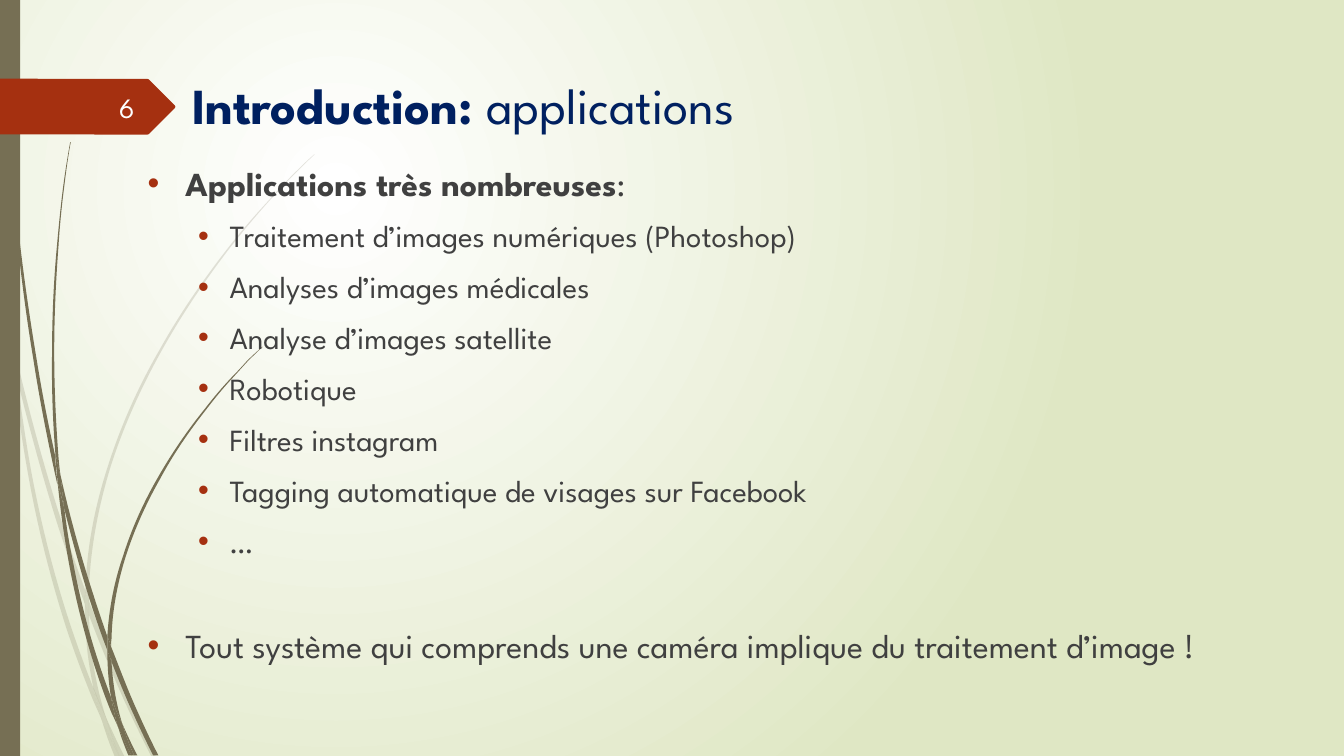
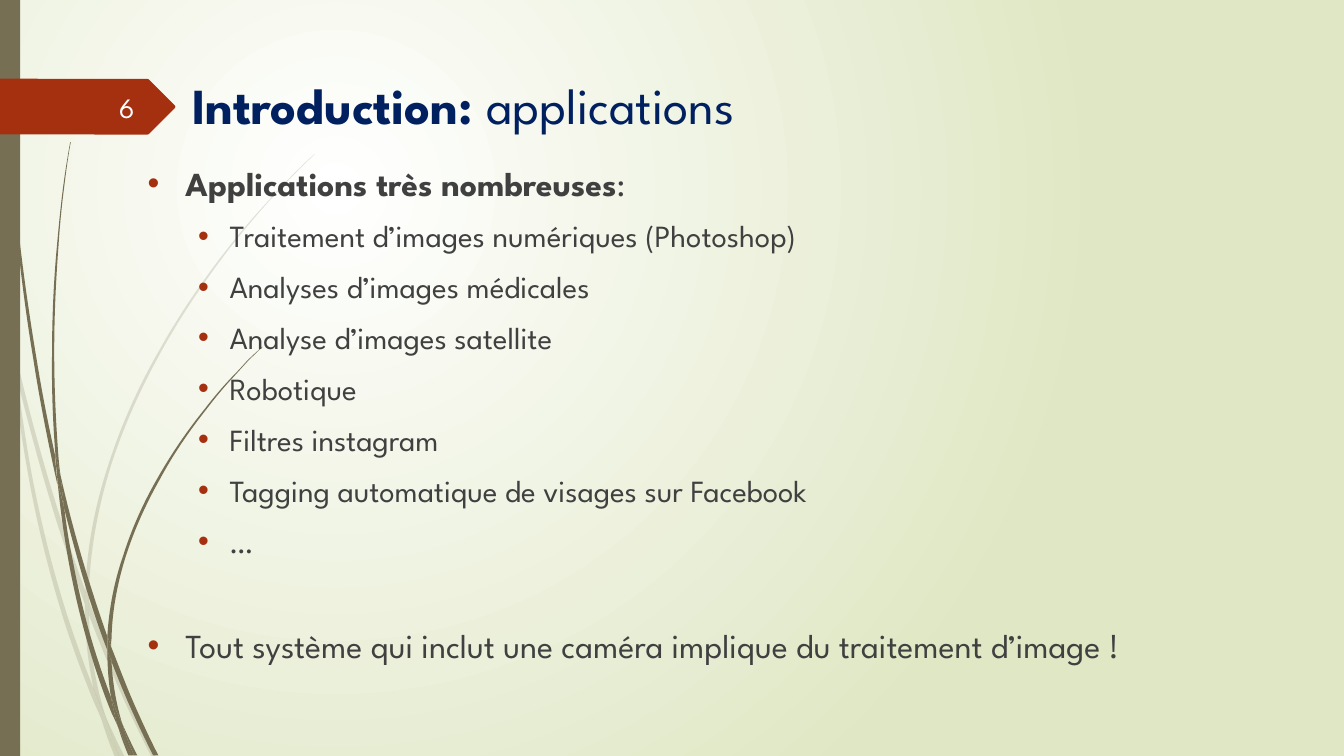
Before and after one commit to ma-riviere/IP101, a slide deck: slide 6 of Image Processing 101.pptx. Drawn at 1344x756 pixels with LibreOffice and Linux fonts; fonts in the diff are those of the drawing. Boxes give left, top, right and bottom in pixels: in the first picture for what was removed or moved away, otherwise in the second. Text is boxed around its words. In the diff, an @@ line names an element or a change of style, - is before the commit and + after.

```diff
--- a/Image Processing 101.pptx
+++ b/Image Processing 101.pptx
@@ text at (x1=185, y1=635, x2=1100, y2=666): text changed @@
-• Tout système qui comprends une caméra implique du traitement d’image !
+• Tout système qui inclut une caméra implique du traitement d’image !
```
Also in this commit, not shown: 7 other slides changed, 17 other files.
